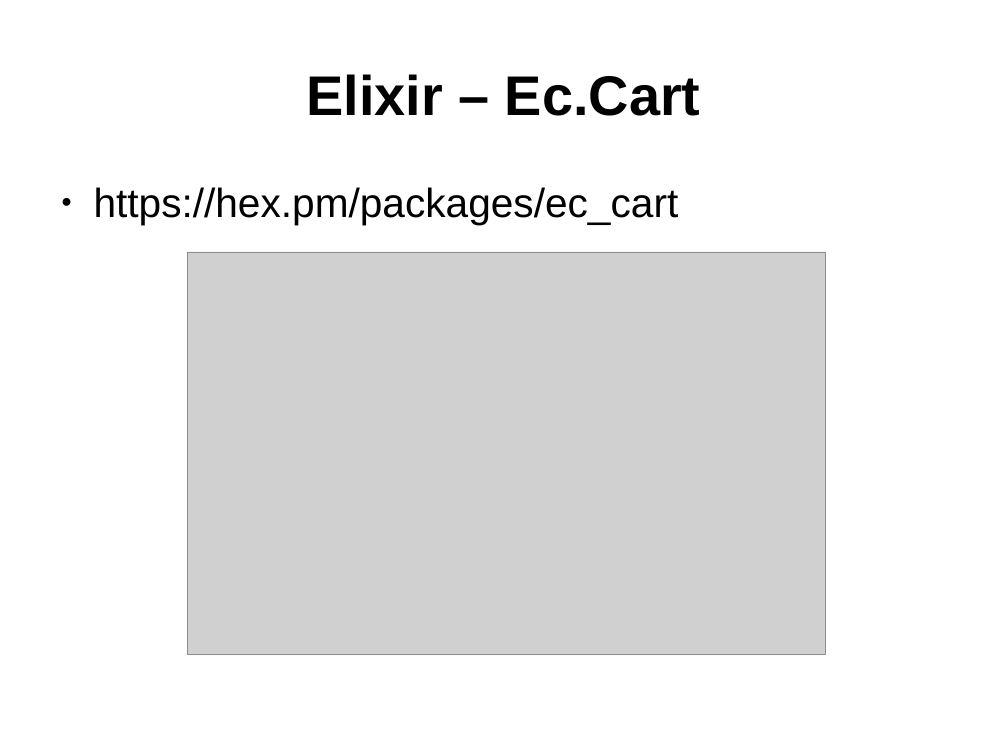
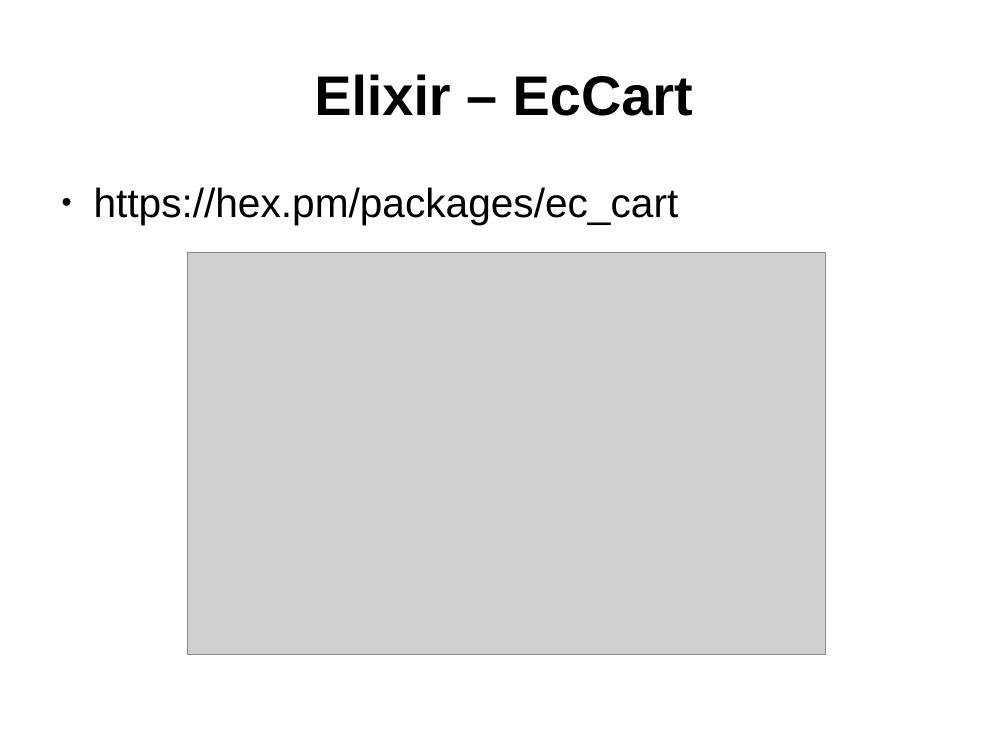
Before and after one commit to ramortegui/talks, a slide deck: slide 9 of elixir-otp-basics.odp. Drawn at 1008x756 pixels with LibreOffice and Linux fonts; fonts in the diff are those of the drawing; grey boxes stand for pictures. Boxes give left, top, right and bottom in pixels: in the first picture for what was removed or moved away, otherwise in the second. Text is boxed around its words. In the diff, an @@ line names an element or a change of style, - is before the commit and + after.

```diff
--- a/elixir-otp-basics.odp
+++ b/elixir-otp-basics.odp
@@ title at (314, 74, 693, 116): text changed @@
-Elixir – Ec.Cart
+Elixir – EcCart
```
Also in this commit, not shown: 1 other slide changed.
